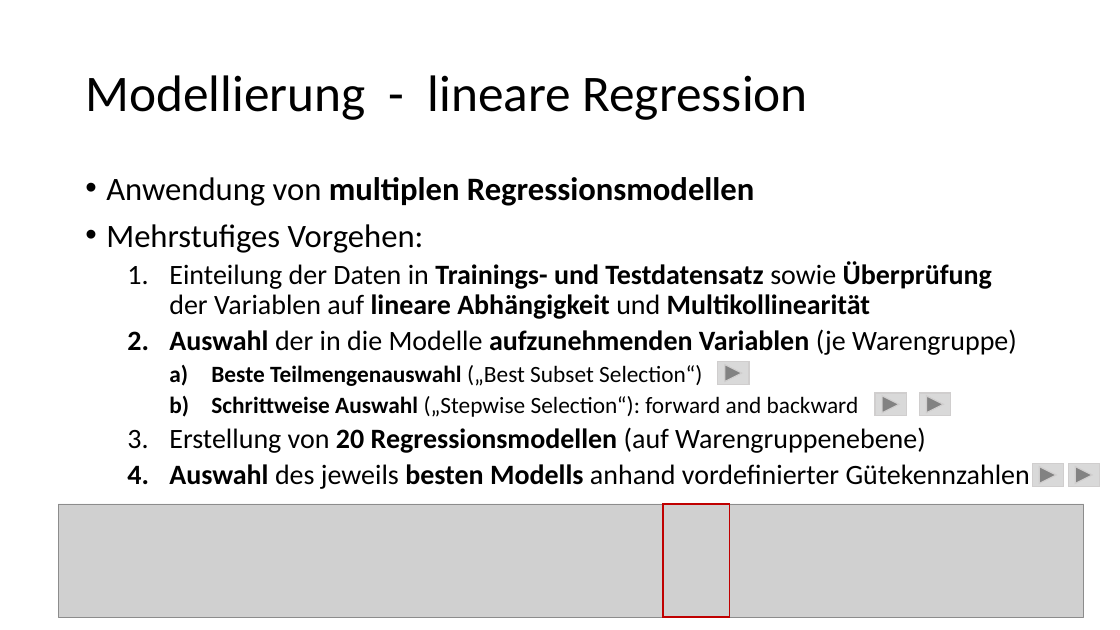
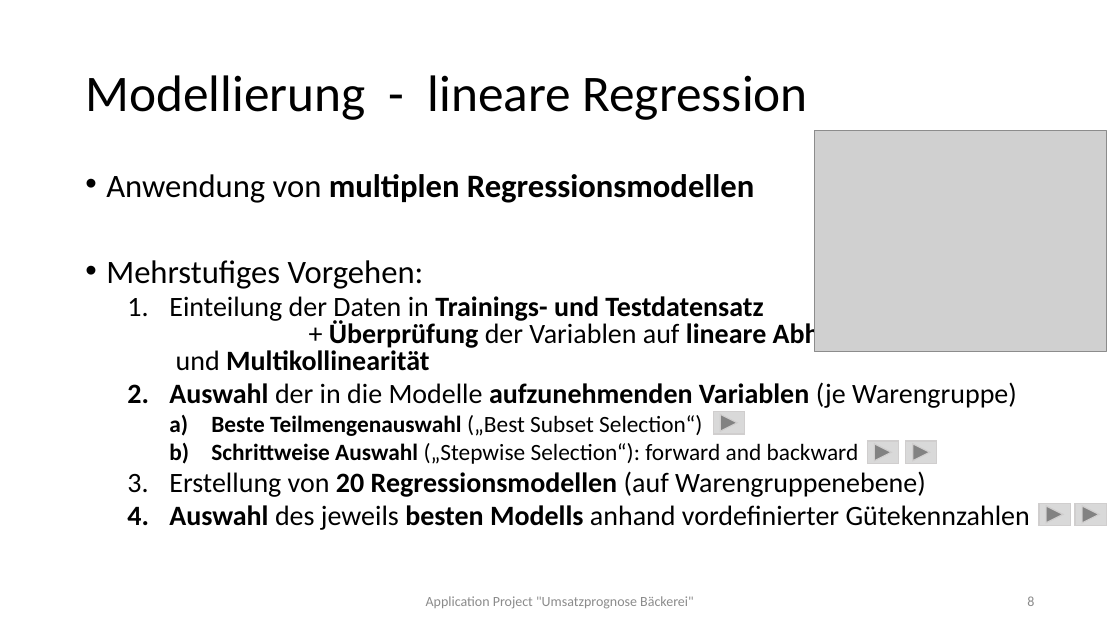
Before and after one commit to ChristinaMaedge/Application_Project, a slide deck: slide 8 of ApplicationProject_UmsatzprognoseBäckerei_v2.pptx. Drawn at 1120x630 pixels with LibreOffice and Linux fonts; fonts in the diff are those of the drawing; grey boxes stand for pictures. Boxes give left, top, right and bottom in pixels: in the first picture for what was removed or moved away, otherwise in the second. Text is boxed around its words. In the diff, an @@ line names an element or a change of style, - is before the commit and + after.

Commit message:
Typos entfernt, sprachliche Änderungen/Änderung von Formulierungen; finale Anpassung PPT-Präsentation

```diff
--- a/ApplicationProject_UmsatzprognoseBäckerei_v2.pptx
+++ b/ApplicationProject_UmsatzprognoseBäckerei_v2.pptx
@@ picture added at (814, 130, 1107, 352) @@
@@ text at (106, 174, 1030, 530): line spacing 0.9 to 0.8 @@
@@ text at (169, 296, 926, 371): text changed @@
-  1. Einteilung der Daten in Trainings- und Testdatensatz sowie Überprüfung der Variablen auf lineare Abhängigkeit und Multikollinearität
+  1. Einteilung der Daten in Trainings- und Testdatensatz + Überprüfung der Variablen auf lineare Abhängigkeit und Multikollinearität
@@ action button forward next: place and size @@
-action button forward next at (718, 362, 749, 385)
+action button forward next at (713, 412, 744, 434)
@@ action button forward next: place and size @@
-action button forward next at (875, 393, 907, 416)
+action button forward next at (867, 441, 898, 464)
@@ action button forward next: place and size @@
-action button forward next at (919, 393, 950, 416)
+action button forward next at (906, 441, 937, 464)
@@ picture removed at (58, 504, 1084, 618) @@
@@ rectangle removed at (664, 504, 730, 618) @@
@@ action button forward next: place and size @@
-action button forward next at (1033, 464, 1064, 486)
+action button forward next at (1039, 503, 1070, 526)
@@ action button forward next: place and size @@
-action button forward next at (1069, 464, 1100, 486)
+action button forward next at (1075, 503, 1107, 526)
@@ page number added at (1027, 596, 1034, 606), 12 pt, text #8C8C8C @@
+8
```
Also in this commit, not shown: 17 other slides changed, 3 slides added, 1 slide removed, 3 other files.
